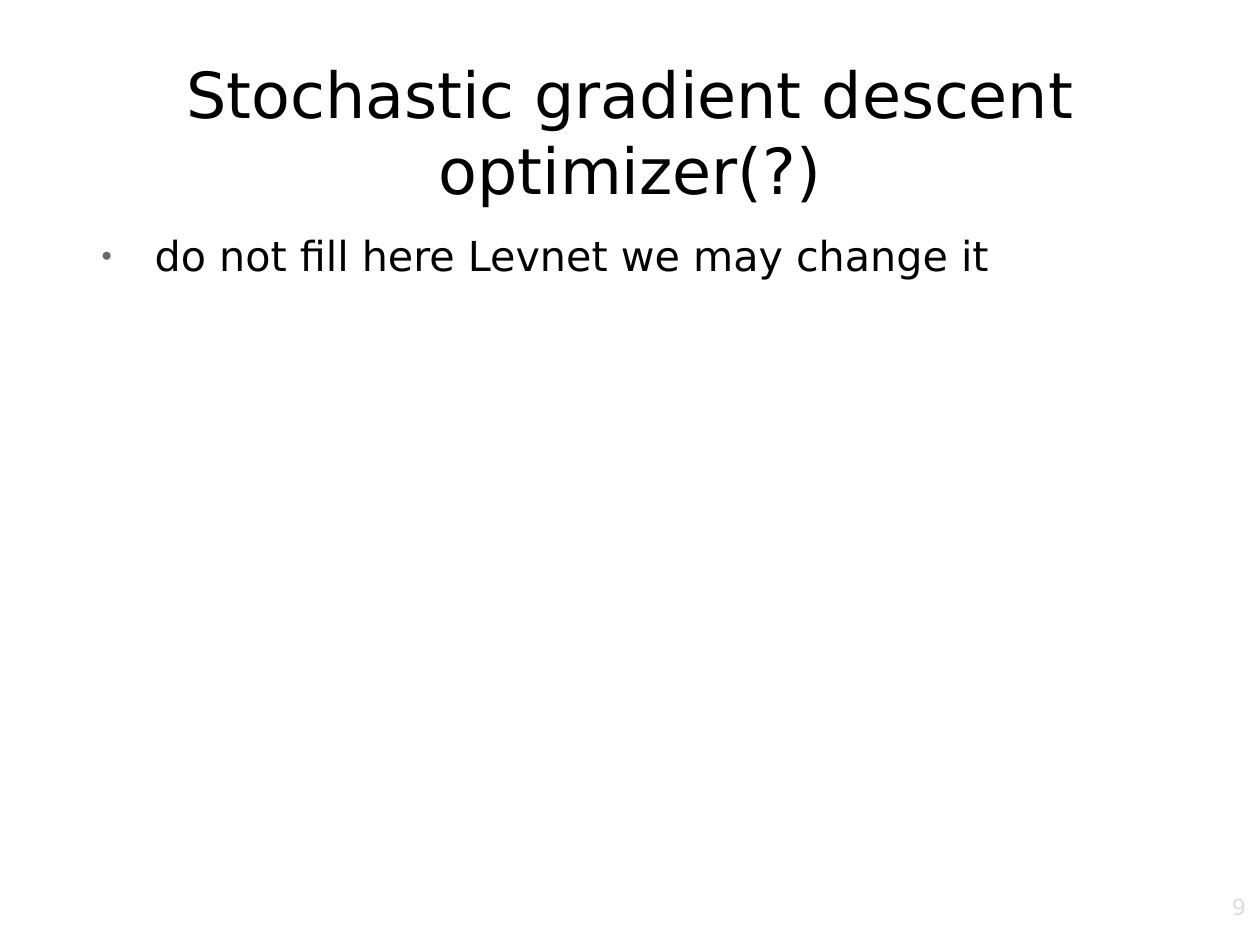
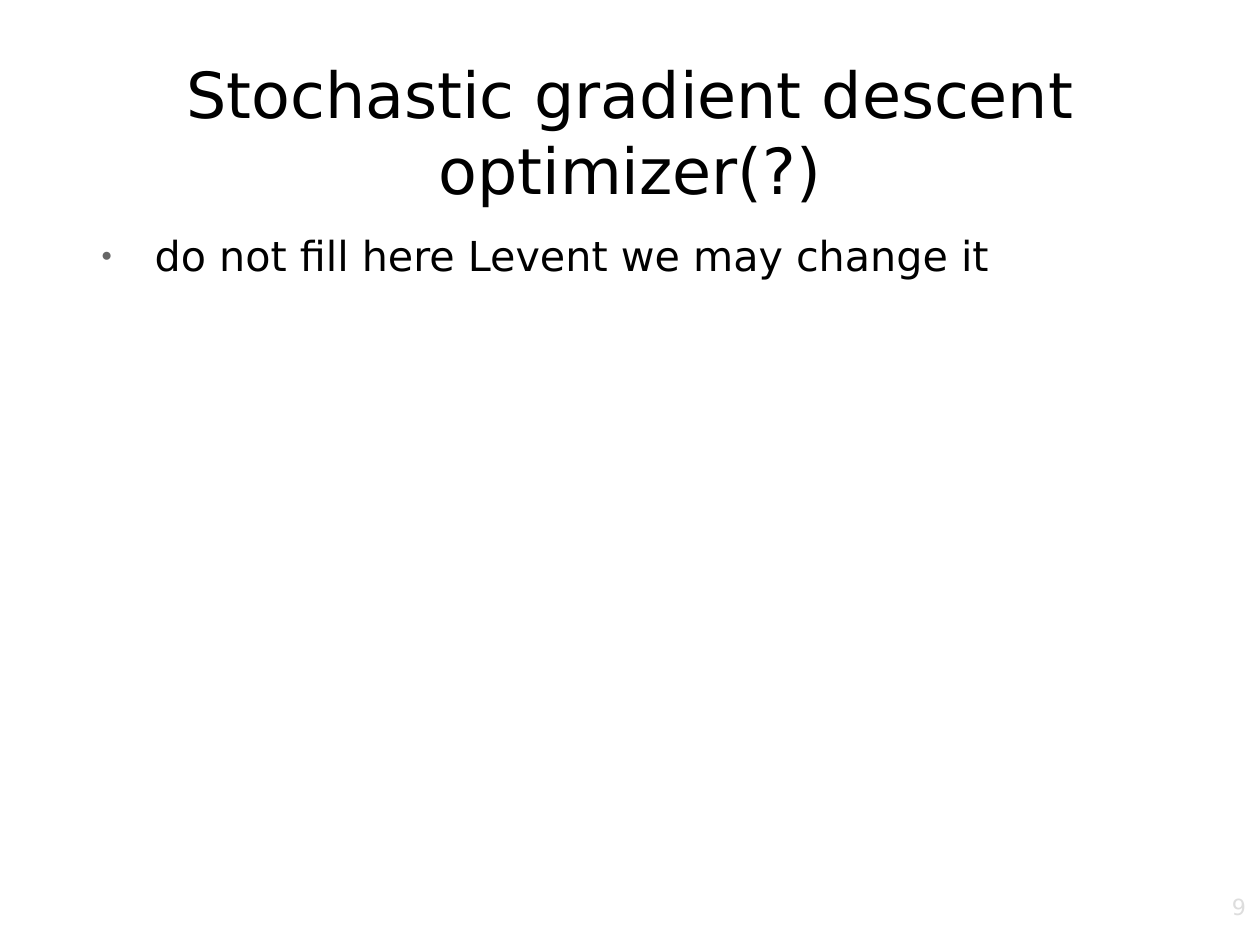
Before and after one commit to srknzl/cmpe462-project, a slide deck: slide 9 of Presentation.odp. Drawn at 1260x945 pixels with LibreOffice and Linux fonts; fonts in the diff are those of the drawing; background and template pictures are left out. Boxes give left, top, right and bottom in pixels: in the first picture for what was removed or moved away, otherwise in the second. Text is boxed around its words. In the diff, an @@ line names an element or a change of style, - is before the commit and + after.

Commit message:
Add changed presentaiton

```diff
--- a/Presentation.odp
+++ b/Presentation.odp
@@ text at (155,239,989,280): text changed @@
-● do not fill here Levnet we may change it
+● do not fill here Levent we may change it
```
